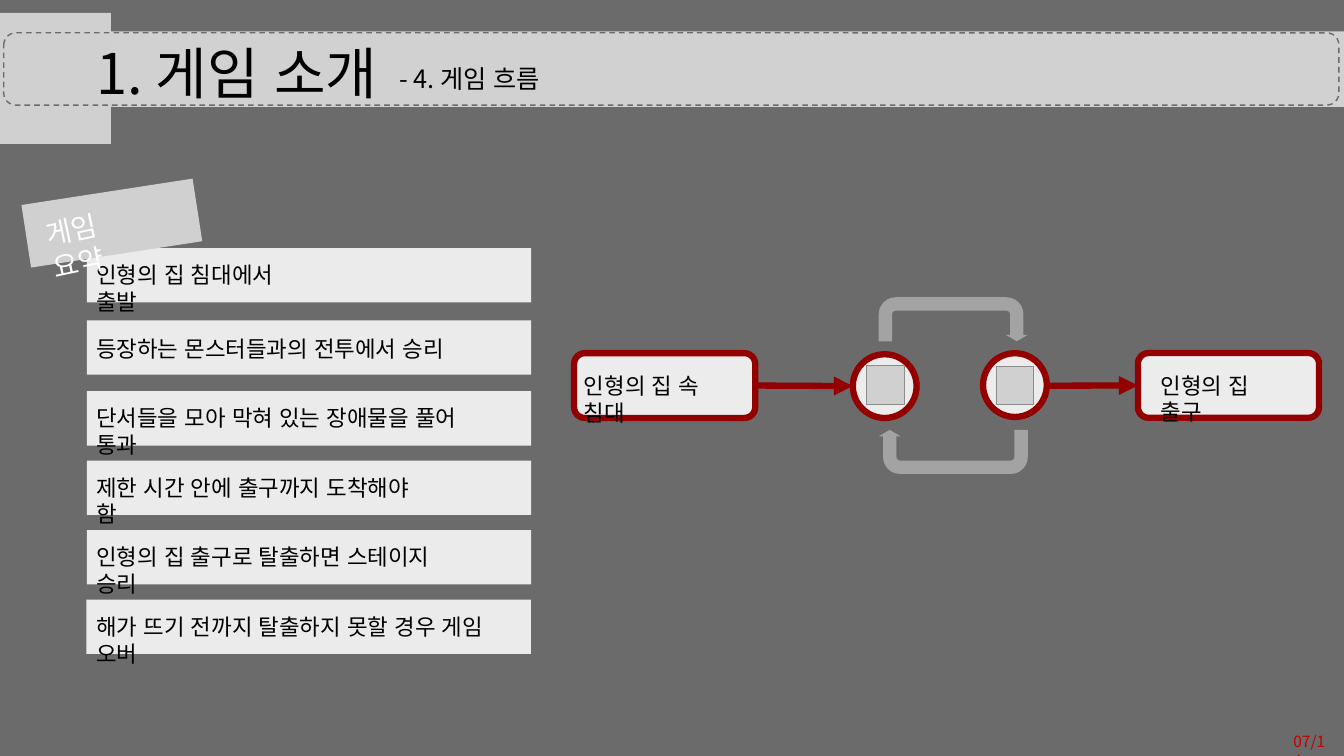
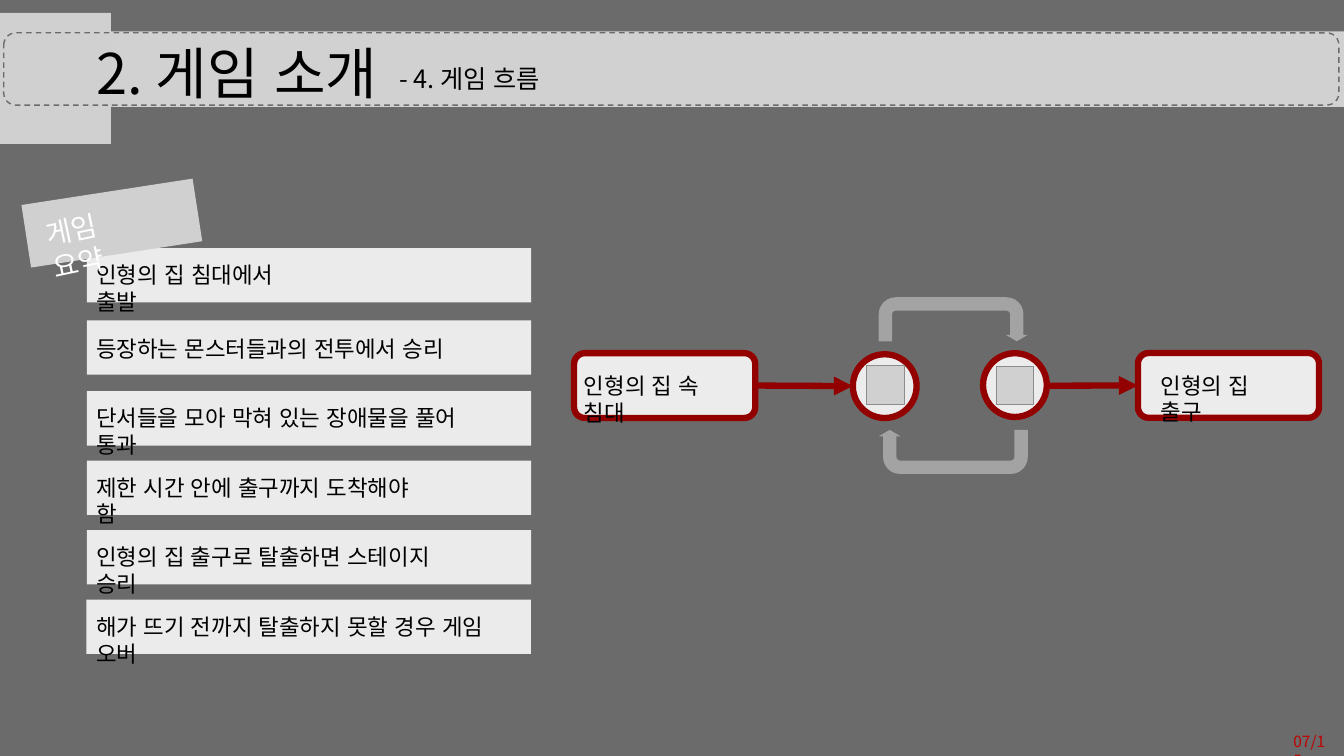
Before and after one commit to eunjiyun/Graduation_Work, a slide deck: slide 7 of Game_Design/Vodoo_Doll.pptx. Drawn at 1344x756 pixels with LibreOffice and Linux fonts; fonts in the diff are those of the drawing; grey boxes stand for pictures. Boxes give left, top, right and bottom in pixels: in the first picture for what was removed or moved away, otherwise in the second. Text is boxed around its words. In the diff, an @@ line names an element or a change of style, - is before the commit and + after.

```diff
--- a/Game_Design/Vodoo_Doll.pptx
+++ b/Game_Design/Vodoo_Doll.pptx
@@ text at box(97, 47, 377, 109): text changed @@
-1. 게임 소개
+2. 게임 소개
```
Also in this commit, not shown: 12 other slides changed, 1 slide added.
